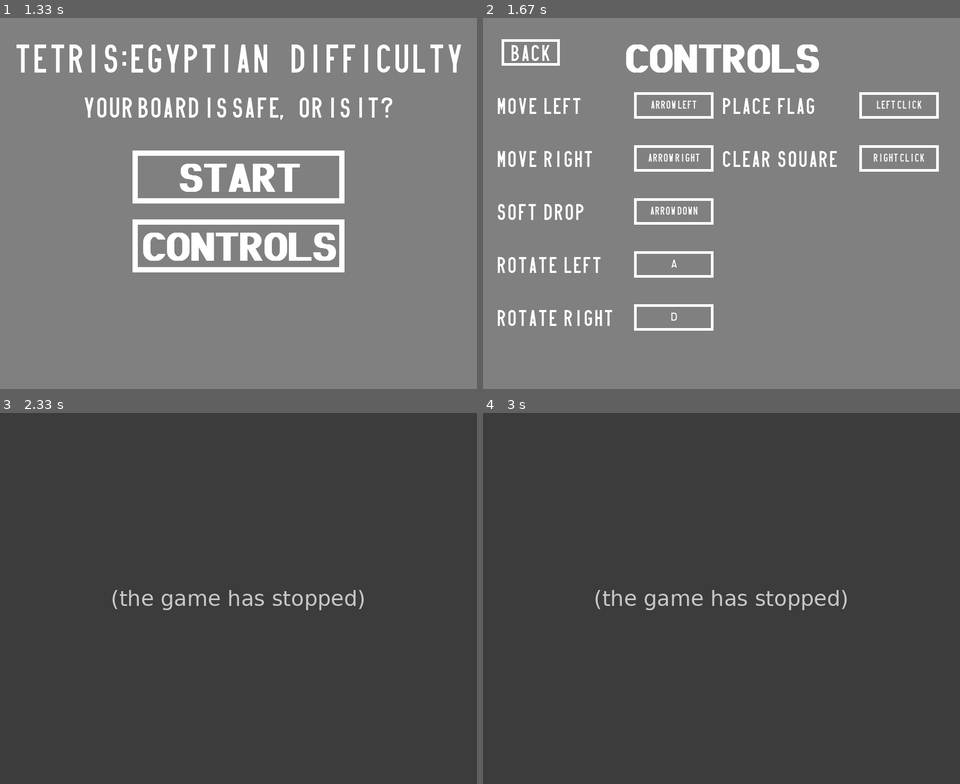
Above: before the commit, frames 1-4 (two rows, left to right).
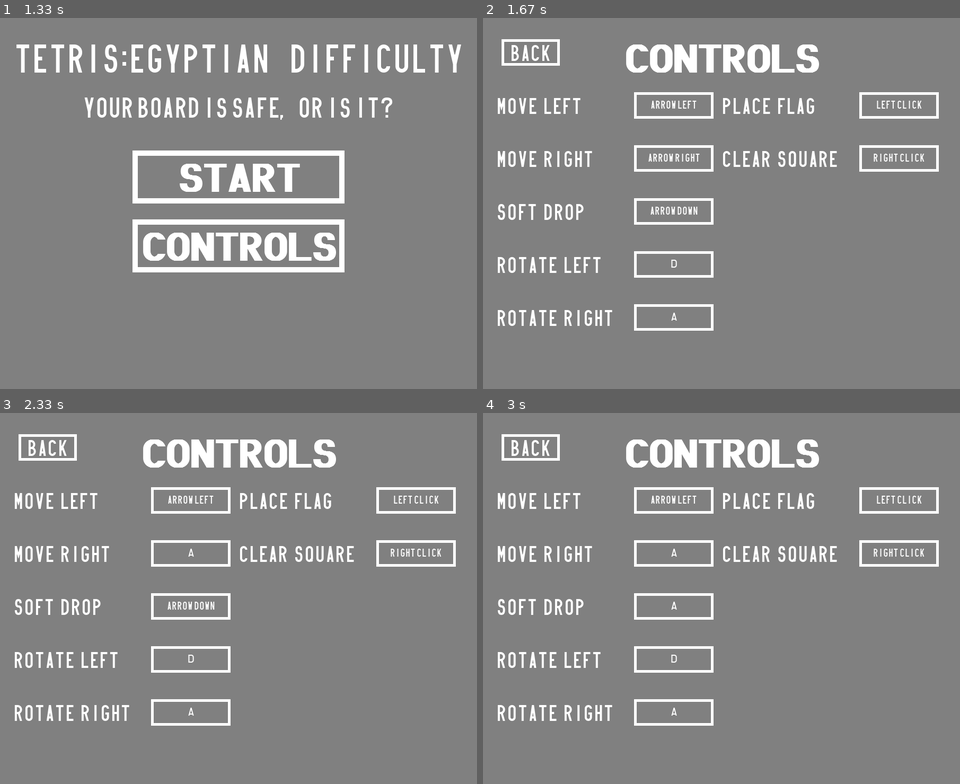
Above: after the commit, the same moments.

Repository: 56LogicErrorsAnd109SyntaxErrors/Pygame
Game: pygame game, started from main.py
The game is run twice, just before and just after one commit, with the same random seed, the same clock (stepped at 60 frames per second) and the same inputs.
Inputs (mouse positions are in pixels of both pictures, inside the frame that each line leads up to):
- Up to frame 1 (1.33 s): hold D 0.33-0.8 s; hold D 0.83-1.3 s
- Up to frame 2 (1.67 s): click (726, 229) at 1.38 s
- Up to frame 3 (2.33 s): click "arrow right" at 1.72 s; hold A from 2 s (still down); move the mouse to (90, 542) at 2.03 s
- Up to frame 4 (3 s): release A at 2.53 s; click "arrow down" at 2.62 s; hold A from 2.9 s (still down); move the mouse to (897, 728) at 2.93 s

Frame 1 is identical in both runs. In frame 2, less than 0.1% of the frame differs, in the area x 39-41%, y 65-82%; in frame 3, 100%; in frame 4, 100%, in the area x 0-100%, y 0-100%.
Error before the commit: TypeError: Game.handle_event_changing_controls() missing 2 required positional arguments: 'c...; the game stopped at 1.73 s (later frames are placeholders)

Commit message:
Please enter the commit message for your changes. Lines starting with '#' will be ignored, and an empty message aborts the commit.
On branch main
Your branch is up to date with 'origin/main'.

Changes to be committed:
	modified:   main.py

Diff:
--- a/main.py
+++ b/main.py
@@ -22,7 +22,7 @@
                   pygame.K_l : 'L', pygame.K_m : 'M', pygame.K_n : 'N', pygame.K_o : 'O', pygame.K_p : 'P', pygame.K_q : 'Q', pygame.K_r : 'R', pygame.K_s : 'S', pygame.K_t : 'T', pygame.K_u : 'U', pygame.K_v : 'V',
                   pygame.K_w : 'W', pygame.K_x : 'X', pygame.K_y : 'Y', pygame.K_z : 'Z',
                   pygame.K_LEFT : 'arrow left', pygame.K_RIGHT : 'arrow right', pygame.K_DOWN : 'arrow down', pygame.K_UP : 'arrow up', pygame.K_SPACE : 'space',
-                  pygame.K_LSHIFT : 'left shift', pygame.K_RSHIFT : 'right shift', pygame.K_TAB : 'tab', pygame.K_LALT : 'left alt', pygame.K_RALT : 'right alit', pygame.K_RETURN : 'enter'}
+                  pygame.K_LSHIFT : 'left shift', pygame.K_RSHIFT : 'right shift', pygame.K_TAB : 'tab', pygame.K_LALT : 'left alt', pygame.K_RALT : 'right alt', pygame.K_RETURN : 'enter'}
 class TetrisBoard:
     def __init__(self) -> None:
         self.board = []
@@ -590,11 +590,10 @@
         self.right_text = PYGAME_TO_KEYS[self.right]
         self.down = pygame.K_DOWN
         self.down_text = PYGAME_TO_KEYS[self.down]
-        self.rotate_clockwise = pygame.K_a
+        self.rotate_anticlockwise = pygame.K_a
+        self.rotate_anticlockwise_text = PYGAME_TO_KEYS[self.rotate_anticlockwise]
+        self.rotate_clockwise = pygame.K_d
         self.rotate_clockwise_text = PYGAME_TO_KEYS[self.rotate_clockwise]
-        self.rotate_anticlockwise = pygame.K_d
-        self.rotate_anticlockwise_text = PYGAME_TO_KEYS[self.rotate_anticlockwise]
-
         #Movement
         self.move_cooldown = 0
         self.moving = False
@@ -851,6 +850,7 @@
         img = font.render('back', True, (255, 255, 255))
         window.blit(img, (35 + 110 // 2 - img.get_width() // 2, 50))
         pygame.display.update()
+
     def handle_event_start_menu(self):
         events = pygame.event.get()
         for event in events:
@@ -862,6 +862,7 @@
                     self.started = True
                 if cursor_pos[0] > 260 and cursor_pos[1] > 390 and cursor_pos[0] < 640 and cursor_pos[1] < 770:
                     self.in_control_menu = True
+
     def handle_event_control_menu(self):
         events = pygame.event.get()
         for event in events:
@@ -872,23 +873,73 @@
                 cursor_pos = list(pygame.mouse.get_pos())
                 if cursor_pos[0] > 30 and cursor_pos[1] > 35 and cursor_pos[0] < 140 and cursor_pos[1] < 85:
                     self.in_control_menu = False
-                if cursor_pos[0] > 280 and cursor_pos[1] > 135 and cursor_pos[0] < 330 and cursor_pos[1] < 185:
+                if cursor_pos[0] > 280 and cursor_pos[1] > 135 and cursor_pos[0] < 430 and cursor_pos[1] < 185:
                     self.changing_controls = True
-                if cursor_pos[0] > 280 and cursor_pos[1] > 235 and cursor_pos[0] < 330 and cursor_pos[1] < 285:
+                    while self.changing_controls:
+                        self.outline_changing_controls('key for move left')
+                        pygame_keys = pygame.key.get_pressed()
+                        valid_keys = list(PYGAME_TO_KEYS.keys())
+                        for key in valid_keys:
+                            if pygame_keys[key]:
+                                self.left = key
+                                self.left_text = PYGAME_TO_KEYS[key]
+                                self.changing_controls = False
+                        self.handle_event_changing_controls()
+                if cursor_pos[0] > 280 and cursor_pos[1] > 235 and cursor_pos[0] < 430 and cursor_pos[1] < 285:
                     self.changing_controls = True
-                if cursor_pos[0] > 280 and cursor_pos[1] > 335 and cursor_pos[0] < 330 and cursor_pos[1] < 385:
+                    while self.changing_controls:
+                        self.outline_changing_controls('key for move right')
+                        pygame_keys = pygame.key.get_pressed()
+                        valid_keys = list(PYGAME_TO_KEYS.keys())
+                        for key in valid_keys:
+                            if pygame_keys[key]:
+                                self.right = key
+                                self.right_text = PYGAME_TO_KEYS[key]
+                                self.changing_controls = False
+                        self.handle_event_changing_controls()
+                if cursor_pos[0] > 280 and cursor_pos[1] > 335 and cursor_pos[0] < 430 and cursor_pos[1] < 385:
                     self.changing_controls = True
-                if cursor_pos[0] > 280 and cursor_pos[1] > 435 and cursor_pos[0] < 330 and cursor_pos[1] < 485:
+                    while self.changing_controls:
+                        self.outline_changing_controls('key for move down')
+                        pygame_keys = pygame.key.get_pressed()
+                        valid_keys = list(PYGAME_TO_KEYS.keys())
+                        for key in valid_keys:
+                            if pygame_keys[key]:
+                                self.down = key
+                                self.down_text = PYGAME_TO_KEYS[key]
+                                self.changing_controls = False
+                        self.handle_event_changing_controls()
+                if cursor_pos[0] > 280 and cursor_pos[1] > 435 and cursor_pos[0] < 430 and cursor_pos[1] < 485:
                     self.changing_controls = True
-                if cursor_pos[0] > 280 and cursor_pos[1] > 535 and cursor_pos[0] < 330 and cursor_pos[1] < 585:
+                    while self.changing_controls:
+                        self.outline_changing_controls('key for move rotate left')
+                        pygame_keys = pygame.key.get_pressed()
+                        valid_keys = list(PYGAME_TO_KEYS.keys())
+                        for key in valid_keys:
+                            if pygame_keys[key]:
+                                self.rotate_clockwise = key
+                                self.rotate_clockwise_text = PYGAME_TO_KEYS[key]
+                                self.changing_controls = False
+                        self.handle_event_changing_controls()
+                if cursor_pos[0] > 280 and cursor_pos[1] > 535 and cursor_pos[0] < 430 and cursor_pos[1] < 585:
                     self.changing_controls = True
+                    while self.changing_controls:
+                        self.outline_changing_controls('key for rotate right')
+                        pygame_keys = pygame.key.get_pressed()
+                        valid_keys = list(PYGAME_TO_KEYS.keys())
+                        for key in valid_keys:
+                            if pygame_keys[key]:
+                                self.rotate_anticlockwise = key
+                                self.rotate_anticlockwise_text = PYGAME_TO_KEYS[key]
+                                self.changing_controls = False
+                        self.handle_event_changing_controls()
     def handle_event_main_game(self):
         events = pygame.event.get()
         for event in events:
             if event.type == pygame.QUIT:
                 self.running = False
             if event.type == pygame.KEYDOWN:
-                if event.key == pygame.K_LEFT:
+                if event.key == self.left:
                     if self.moving and self.moving_left:
                         continue
                     self.moving = True
@@ -898,7 +949,7 @@
                         self.priority[0] = 1
                     else:
                         self.priority[0] = max(self.priority) + 1
-                if event.key == pygame.K_RIGHT:
+                if event.key == self.right:
                     if self.moving and self.moving_right:
                         continue
                     self.moving = True
@@ -908,7 +959,7 @@
                         self.priority[2] = 1
                     else:
                         self.priority[2] = max(self.priority) + 1
-                if event.key == pygame.K_DOWN:
+                if event.key == self.down:
                     if self.moving and self.moving_down:
                         continue
                     self.moving_down = True
@@ -918,29 +969,29 @@
                         self.priority[1] = 1
                     else:
                         self.priority[1] = max(self.priority) + 1
-                if event.key == pygame.K_a:
+                if event.key == self.rotate_anticlockwise:
                     self.rotating = True
                     self.rotate_direction = 'anti-clockwise'
-                if event.key == pygame.K_d:
+                if event.key == self.rotate_clockwise:
                     self.rotating = True
                     self.rotate_direction = 'clockwise'
             if event.type == pygame.KEYUP:
-                if event.key in [pygame.K_DOWN, pygame.K_LEFT, pygame.K_RIGHT]:
-                    if event.key == pygame.K_DOWN:
+                if event.key in [self.down, self.left, self.right]:
+                    if event.key == self.down:
                         if self.priority[0] > self.priority[1]:
                             self.priority[0] -= 1
                         if self.priority[2] > self.priority[1]:
                             self.priority[2] -= 1
                         self.moving_down = False
                         self.priority[1] = 0
-                    if event.key == pygame.K_LEFT:
+                    if event.key == self.left:
                         if self.priority[1] > self.priority[0]:
                             self.priority[1] -= 1
                         if self.priority[2] > self.priority[0]:
                             self.priority[2] -= 1
                         self.moving_left = False
                         self.priority[0] = 0
-                    if event.key == pygame.K_RIGHT:
+                    if event.key == self.right:
                         if self.priority[0] > self.priority[2]:
                             self.priority[0] -= 1
                         if self.priority[1] > self.priority[2]:
@@ -988,14 +1039,67 @@
                     self.clock = pygame.time.Clock()
                     self.block_drop_timer = 0
                     self.dt = 0
-    def handle_event_changing_controls(self, control, control_to_text):
-        pygame_keys = pygame.key.get_pressed()
-        valid_keys = list(PYGAME_TO_KEYS.keys())
-        for key in valid_keys:
-            if pygame_keys[key]:
-                control = key
-                control_to_text = valid_keys[key]
+    def outline_changing_controls(self, control):
+        window.fill((128, 128, 128))
+
+        font = pygame.font.Font(('HunDIN1451.ttf'), 30)
+        font.set_bold(False)
+        img = font.render(f'changing {control}', True, (255, 255, 255))
+        window.blit(img, (screen_width // 2 - img.get_width() // 2, 30))
+
+        font = pygame.font.Font(('HunDIN1451.ttf'), 100)
+        font.set_bold(False)
+        img = font.render('press a key', True, (255, 255, 255))
+        window.blit(img, (screen_width // 2 - img.get_width() // 2, screen_height // 2 - img.get_height()))
+
+        font = pygame.font.Font(('HunDIN1451.ttf'), 40)
+        font.set_bold(False)
+        img = font.render('accepted keys:', True, (255, 255, 255))
+        window.blit(img, (30, 430))
+
+        font = pygame.font.Font(('HunDIN1451.ttf'), 30)
+        font.set_bold(False)
+        img = font.render('all letters', True, (253, 63, 89))
+        window.blit(img, (300, 430))
+
+        font = pygame.font.Font(('HunDIN1451.ttf'), 30)
+        font.set_bold(False)
+        img = font.render('all numbers', True, (255, 145, 12))
+        window.blit(img, (300, 460))
+
+        font = pygame.font.Font(('HunDIN1451.ttf'), 30)
+        font.set_bold(False)
+        img = font.render('all arrow keys', True, (254, 251, 52))
+        window.blit(img, (300, 490))
+
+        font = pygame.font.Font(('HunDIN1451.ttf'), 30)
+        font.set_bold(False)
+        img = font.render('space', True, (83, 218, 63))
+        window.blit(img, (300, 520))
+
+        font = pygame.font.Font(('HunDIN1451.ttf'), 30)
+        font.set_bold(False)
+        img = font.render('left alt and right alt', True, (1, 237, 250))
+        window.blit(img, (300, 550))
+
+        font = pygame.font.Font(('HunDIN1451.ttf'), 30)
+        font.set_bold(False)
+        img = font.render('left shift and right shift', True, (0, 119, 211))
+        window.blit(img, (300, 580))
+
+        font = pygame.font.Font(('HunDIN1451.ttf'), 30)
+        font.set_bold(False)
+        img = font.render('enter and tab', True, (221, 10, 178))
+        window.blit(img, (300, 610))
+        pygame.display.update()
+
+    def handle_event_changing_controls(self):
+        events = pygame.event.get()
+        for event in events:
+            if event.type == pygame.QUIT:
                 self.changing_controls = False
+                self.in_control_menu = False
+                self.running = False
 
     def update_cooldown(self):
         self.move_cooldown -= self.dt
@@ -1009,13 +1113,6 @@
             while self.in_control_menu:
                 self.outline_controls()
                 self.handle_event_control_menu()
-                while self.changing_controls:
-                    font = pygame.font.Font(('HunDIN1451.ttf'), 20)
-                    font.set_bold(False)
-                    img = font.render('press any key', True, (255, 255, 255))
-                    window.blit(img, (screen_width // 2 - img.get_width() // 2, 455))
-                    pygame.display.update()
-                    self.handle_event_changing_controls()
 
         self.clock = pygame.time.Clock()
         window.fill((128, 128, 128))
